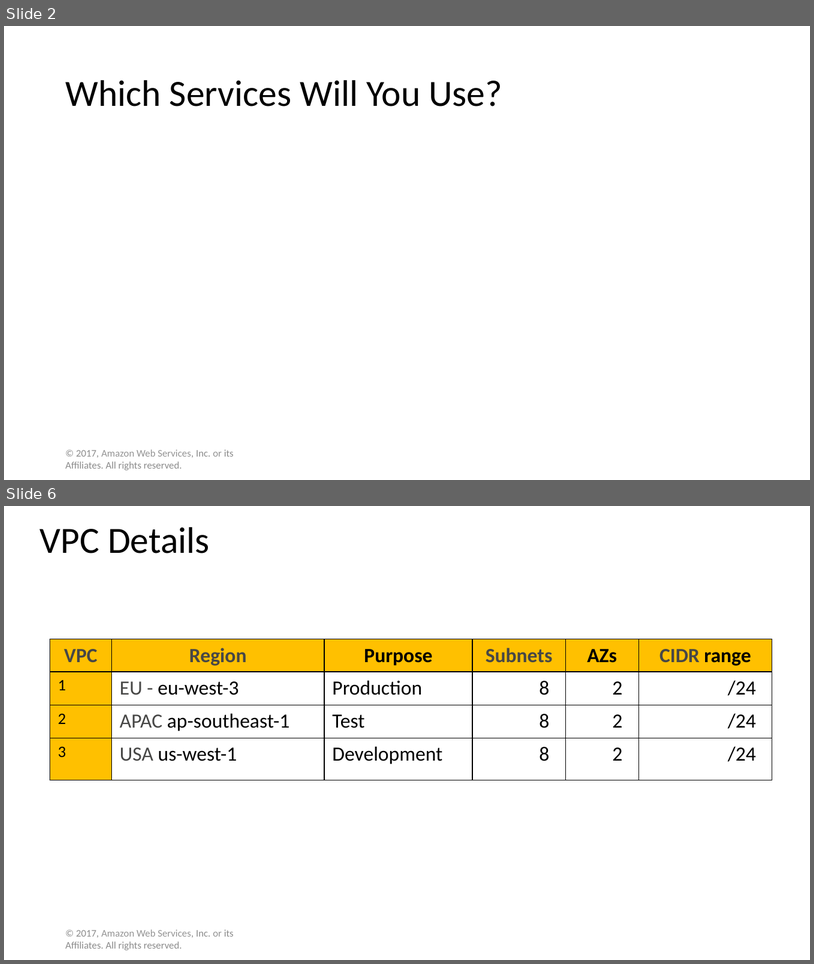
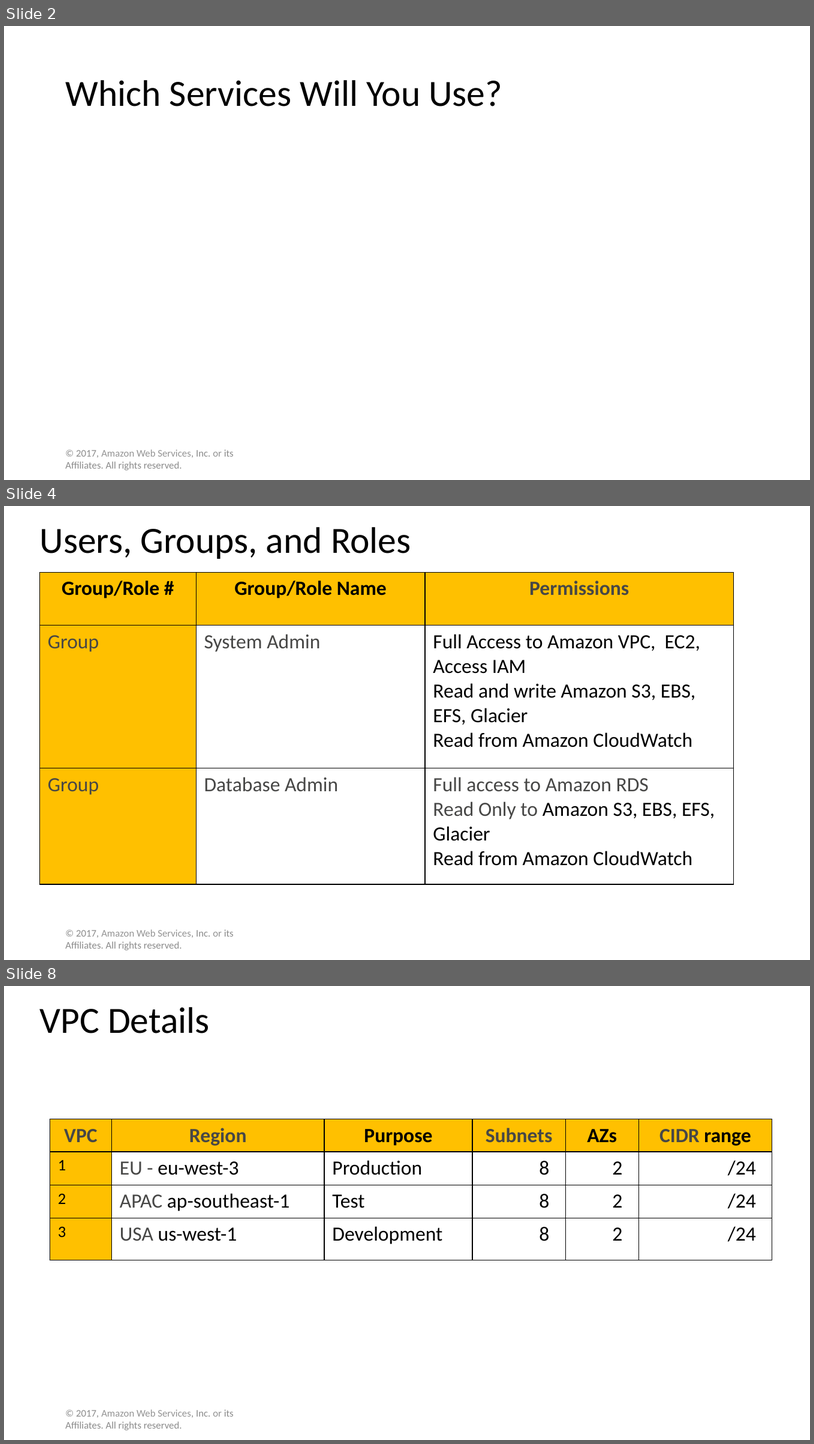
Before and after one commit to WilliamCareySemiColon/college_y3, a slide deck: Cloud_Computing/Labs/Assignment/part 1/Solution Template.pptx. Shown one above the other, each under a label of ours: slides 2 and 6 before the commit, slides 2, 4 and 8 after it; the slides between them are not shown. The pictures are 814x964 and 814x1444 pixels, drawn with LibreOffice and Linux fonts; fonts in the diff are those of the drawing. Boxes give left, top, right and bottom in pixels: in the first picture for what was removed or moved away, otherwise in the second. Text is boxed around its words. In the diff, an @@ line names an element or a change of style, - is before the commit and + after.

Commit message:
added ai and cloud assignments specs

```diff
--- a/Cloud_Computing/Labs/Assignment/part 1/Solution Template.pptx
+++ b/Cloud_Computing/Labs/Assignment/part 1/Solution Template.pptx
@@ slide 4 added at (4,506,810,960), background #FFFFFF @@
@@ title added at (40,527,411,559), 44 pt, text #000000 @@
+Users, Groups, and Roles
@@ table added at (39,572,734,884), 3 rows, 3 columns @@
+Group/Role # | Group/Role Name | Permissions
+Group | System Admin | Full Access to Amazon VPC, EC2, Access IAM / Read and write Amazon S3, EBS, EFS, Glacier / Read from Amazon CloudWatch
+Group | Database Admin | Full access to Amazon RDS / Read Only to Amazon S3, EBS, EFS, Glacier / Read from Amazon CloudWatch
@@ text added at (65,929,234,950), 12 pt, text #8C8C8C @@
+© 2017, Amazon Web Services, Inc. or its Affiliates. All rights reserved.
@@ what was slide 6 is now slide 8 @@
```
Also in this commit, not shown: 8 slides changed, 3 other slides added, 3 other files.
